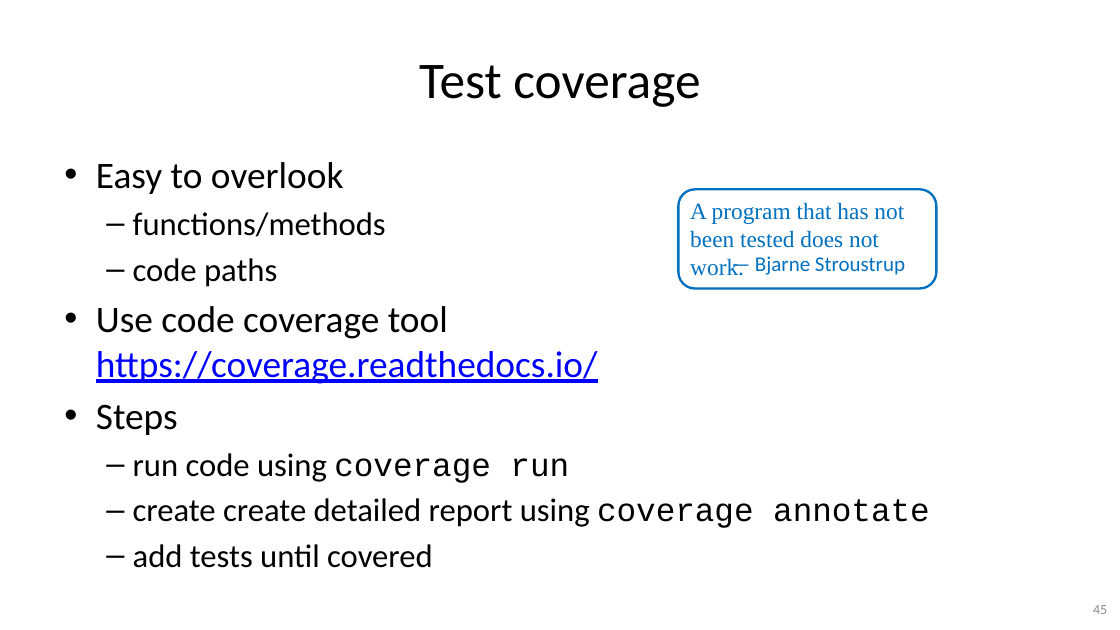
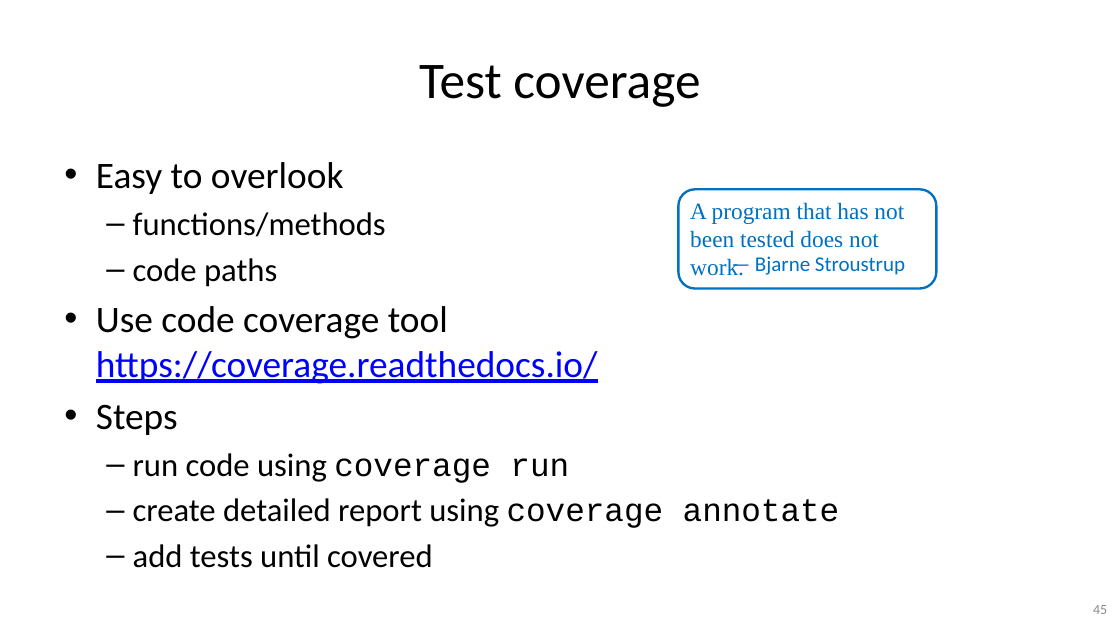
Before and after one commit to gjbex/Python-software-engineering, a slide deck: slide 45 of python_software_engineering.pptx. Drawn at 1120x630 pixels with LibreOffice and Linux fonts; fonts in the diff are those of the drawing. Boxes give left, top, right and bottom in pixels: in the first picture for what was removed or moved away, otherwise in the second. Text is boxed around its words. In the diff, an @@ line names an element or a change of style, - is before the commit and + after.

Commit message:
Fix typos

```diff
--- a/python_software_engineering.pptx
+++ b/python_software_engineering.pptx
@@ text at (133, 498, 840, 528): text changed @@
-  – create create detailed report using coverage annotate
+  – create detailed report using coverage annotate
```
Also in this commit, not shown: 9 other slides changed, 2 slides removed.
